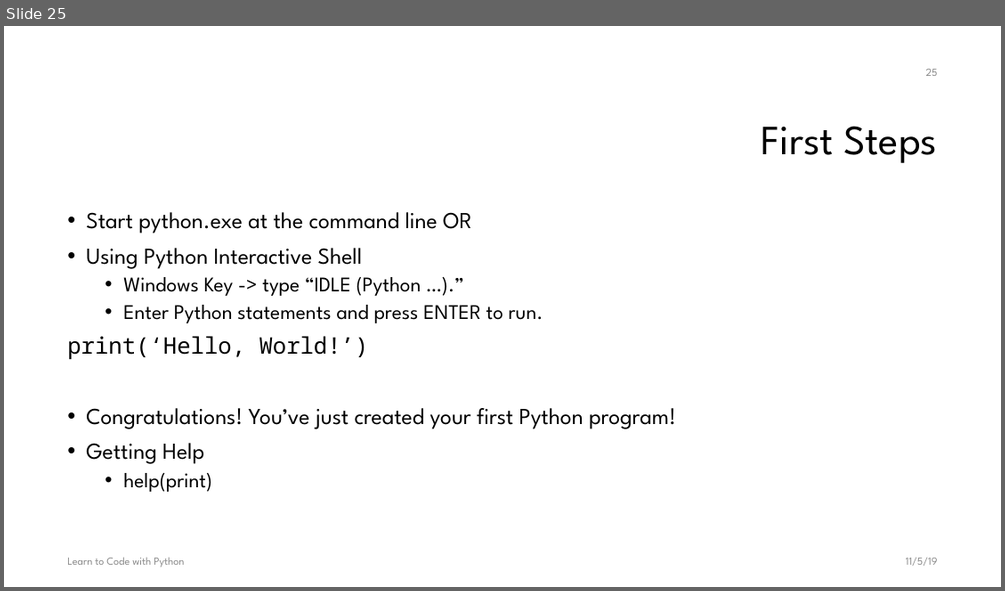
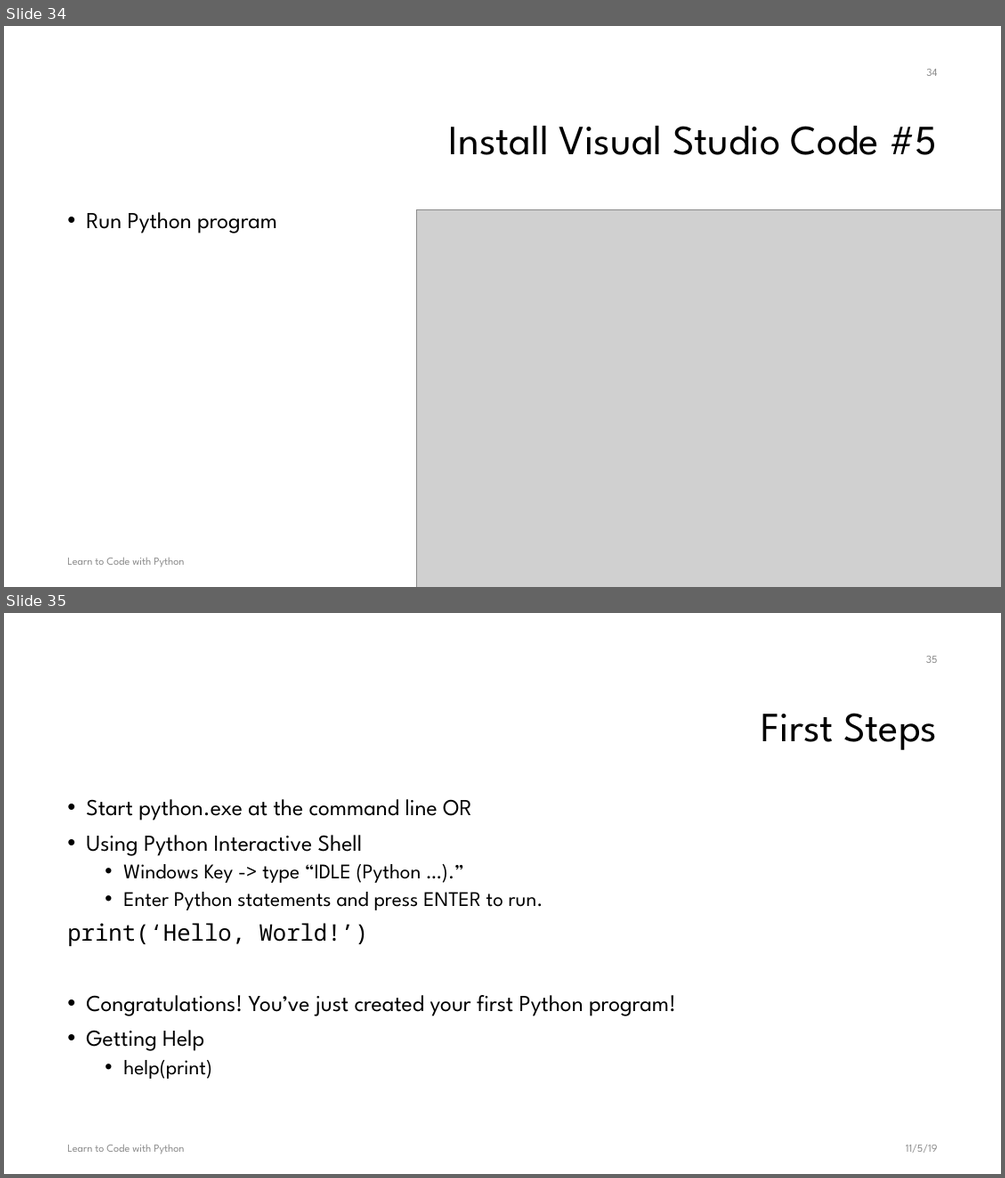
Before and after one commit to chiachang100/LearnToCodeWithPython, a slide deck: docs/LearnToCodeWithPython.pptx. Shown one above the other, each under a label of ours: slide 25 before the commit, slides 34 and 35 after it. The pictures are 1005x591 and 1005x1178 pixels, drawn with LibreOffice and Linux fonts; fonts in the diff are those of the drawing; grey boxes stand for pictures; background and template pictures are left out. Boxes give left, top, right and bottom in pixels: in the first picture for what was removed or moved away, otherwise in the second. Text is boxed around its words. In the diff, an @@ line names an element or a change of style, - is before the commit and + after.

```diff
--- a/docs/LearnToCodeWithPython.pptx
+++ b/docs/LearnToCodeWithPython.pptx
@@ slide 34 added at box(4, 26, 1001, 587), background #FFFFFF @@
@@ page number added at box(926, 69, 937, 76), 10.5 pt, text #8C8C8C @@
+34
@@ title added at box(449, 126, 937, 155), 40 pt, text #000000 @@
+Install Visual Studio Code #5
@@ text added at box(86, 212, 277, 233), 22 pt, text #000000 @@
+• Run Python program
@@ picture added at box(417, 209, 1001, 587) @@
@@ text added at box(67, 557, 184, 567), 10.5 pt, text #8C8C8C @@
+Learn to Code with Python
@@ what was slide 25 is now slide 35 @@
```
Also in this commit, not shown: 9 other slides added, 1 other file.
